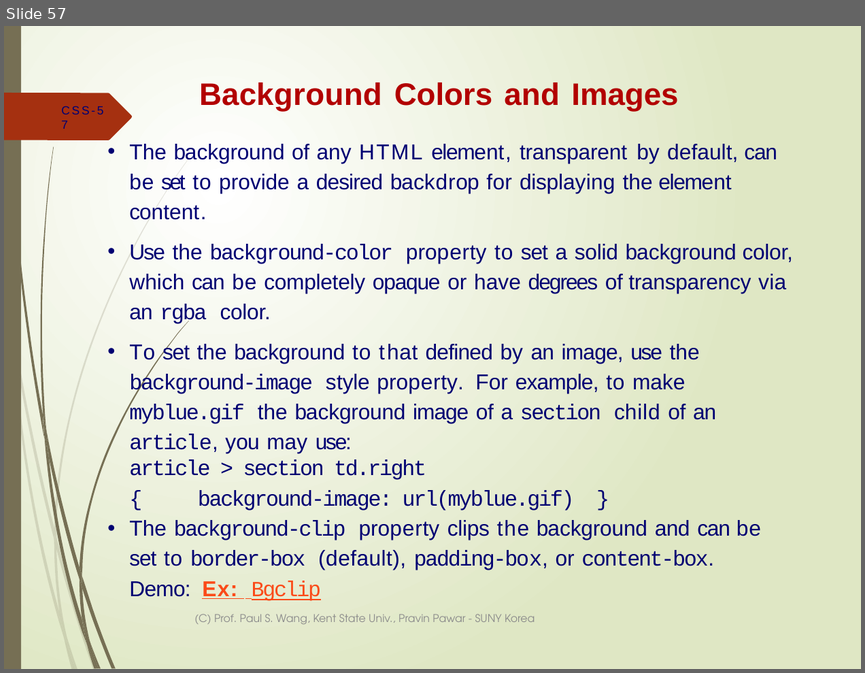
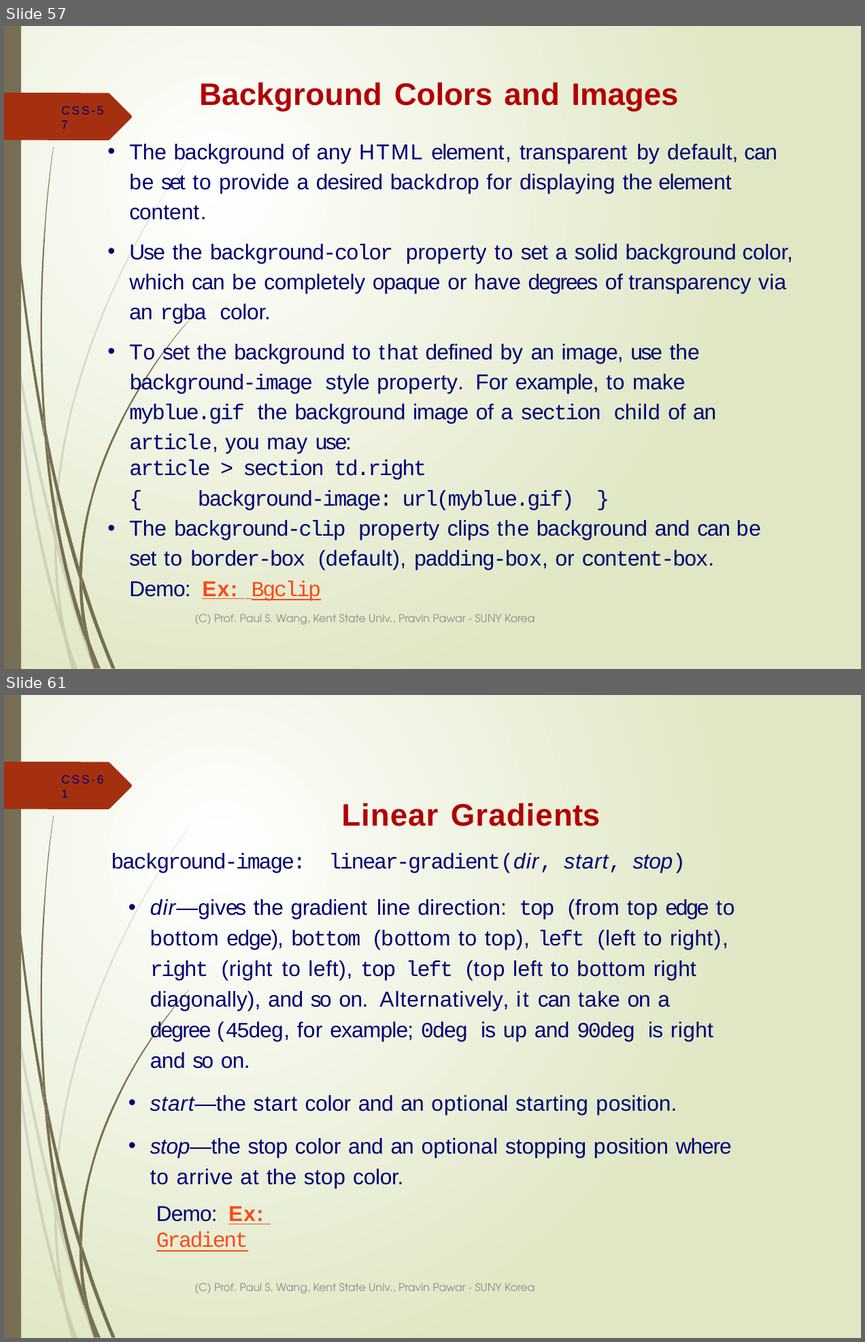
Before and after one commit to ppawar/ppawar.github.io, a slide deck: Fall2019/CSE102-F19/lectures/CSE102_Lec4-CSS.pptx. Shown one above the other, each under a label of ours: slide 57 before the commit, slides 57 and 61 after it; the slides between them are not shown. The pictures are 865x673 and 865x1342 pixels, drawn with LibreOffice and Linux fonts; fonts in the diff are those of the drawing. Boxes give left, top, right and bottom in pixels: in the first picture for what was removed or moved away, otherwise in the second. Text is boxed around its words. In the diff, an @@ line names an element or a change of style, - is before the commit and + after.

```diff
--- a/Fall2019/CSE102-F19/lectures/CSE102_Lec4-CSS.pptx
+++ b/Fall2019/CSE102-F19/lectures/CSE102_Lec4-CSS.pptx
@@ slide 61 added at (x1=4, y1=695, x2=861, y2=1338), background gradient #FFFFFF to #DFE8C4; not listed: 24 template elements that a slide beside it also shows @@
@@ page number added at (x1=61, y1=775, x2=103, y2=783), 10 pt, text #000072 @@
+CSS-61
@@ title added at (x1=341, y1=803, x2=600, y2=826), 26 pt, text #B20000, bold @@
+Linear Gradients
@@ text added at (x1=111, y1=853, x2=734, y2=1157), 18.1 pt, text #000072 @@
+background-image: linear-gradient(dir, start, stop)
+• dir—gives the gradient line direction: top (from top edge to bottom edge), bottom (bottom to top), left (left to right), right (right to left), top left (top left to bottom right diagonally), and so on. Alternatively, it can take on a degree (45deg, for example; 0deg is up and 90deg is right and so on.
+• start—the start color and an optional starting position.
+• stop—the stop color and an optional stopping position where to arrive at the stop color.
@@ text added at (x1=156, y1=1206, x2=264, y2=1251), 18 pt, text #FB4A18, underline @@
+Demo: Ex: Gradient
@@ text added at (x1=194, y1=1283, x2=534, y2=1293), 9 pt, text #8C8C8C @@
+(C) Prof. Paul S. Wang, Kent State Univ., Pravin Pawar - SUNY Korea
```
Also in this commit, not shown: 17 other slides added, 1 other file.
